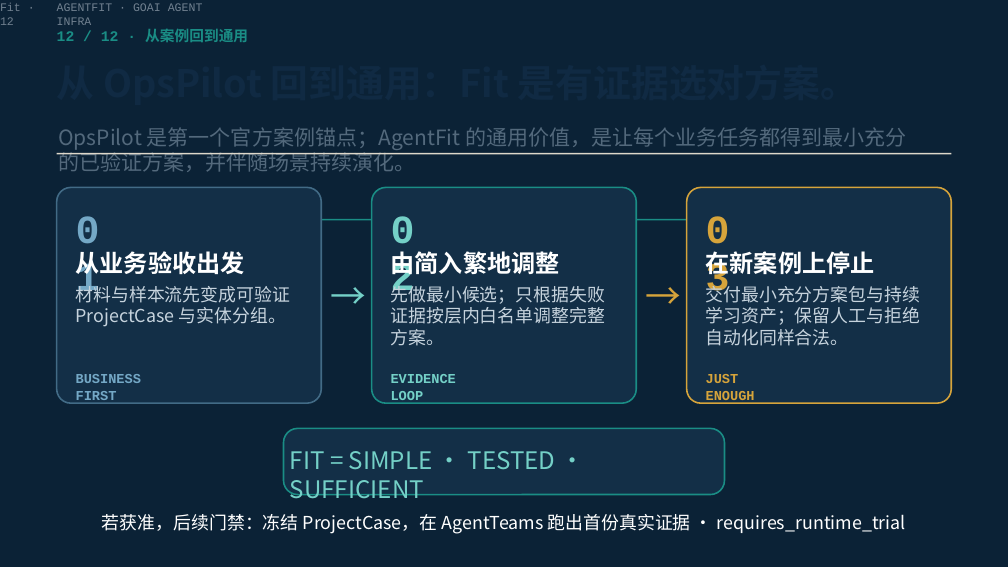
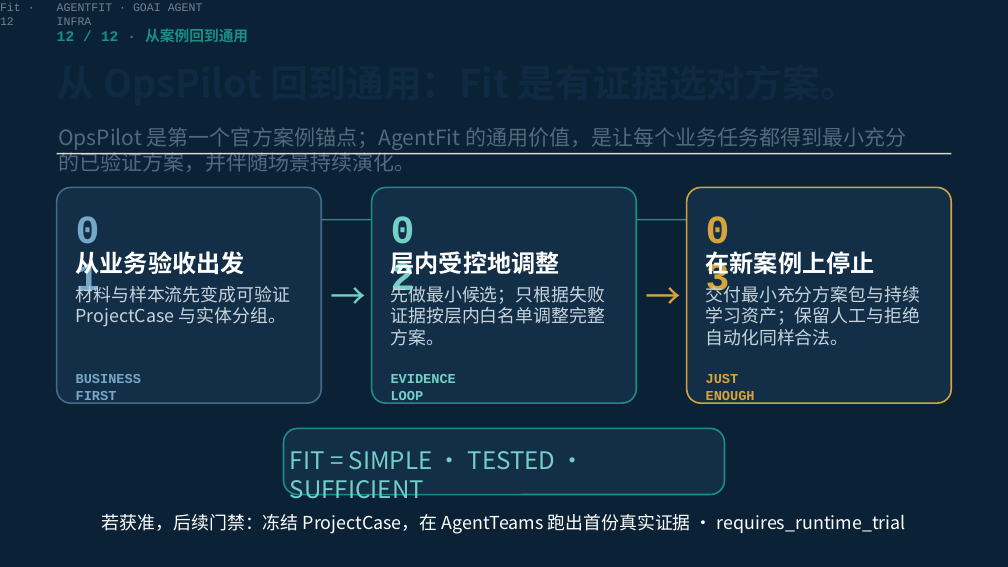
Before and after one commit to kailiangshang/agentfit, a slide deck: slide 12 of competition/2026-08-15/submission/agentfit-submission.pptx. Drawn at 1008x567 pixels with LibreOffice and Linux fonts; fonts in the diff are those of the drawing. Boxes give left, top, right and bottom in pixels: in the first picture for what was removed or moved away, otherwise in the second. Text is boxed around its words. In the diff, an @@ line names an element or a change of style, - is before the commit and + after.

```diff
--- a/competition/2026-08-15/submission/agentfit-submission.pptx
+++ b/competition/2026-08-15/submission/agentfit-submission.pptx
@@ text at (391,251,560,279): text changed @@
-由简入繁地调整
+层内受控地调整
```
Also in this commit, not shown: 1 other slide changed, 32 other files.
